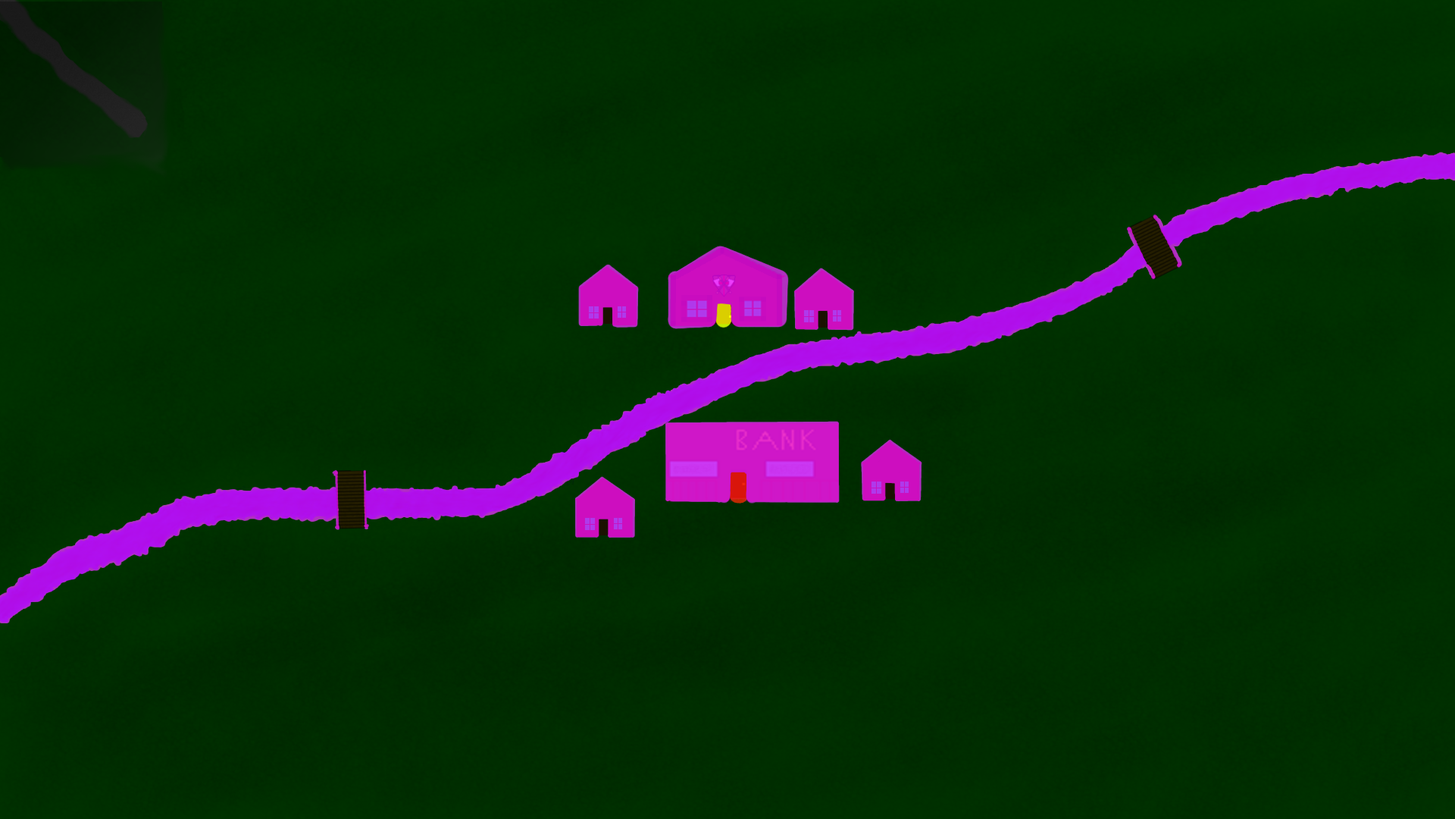
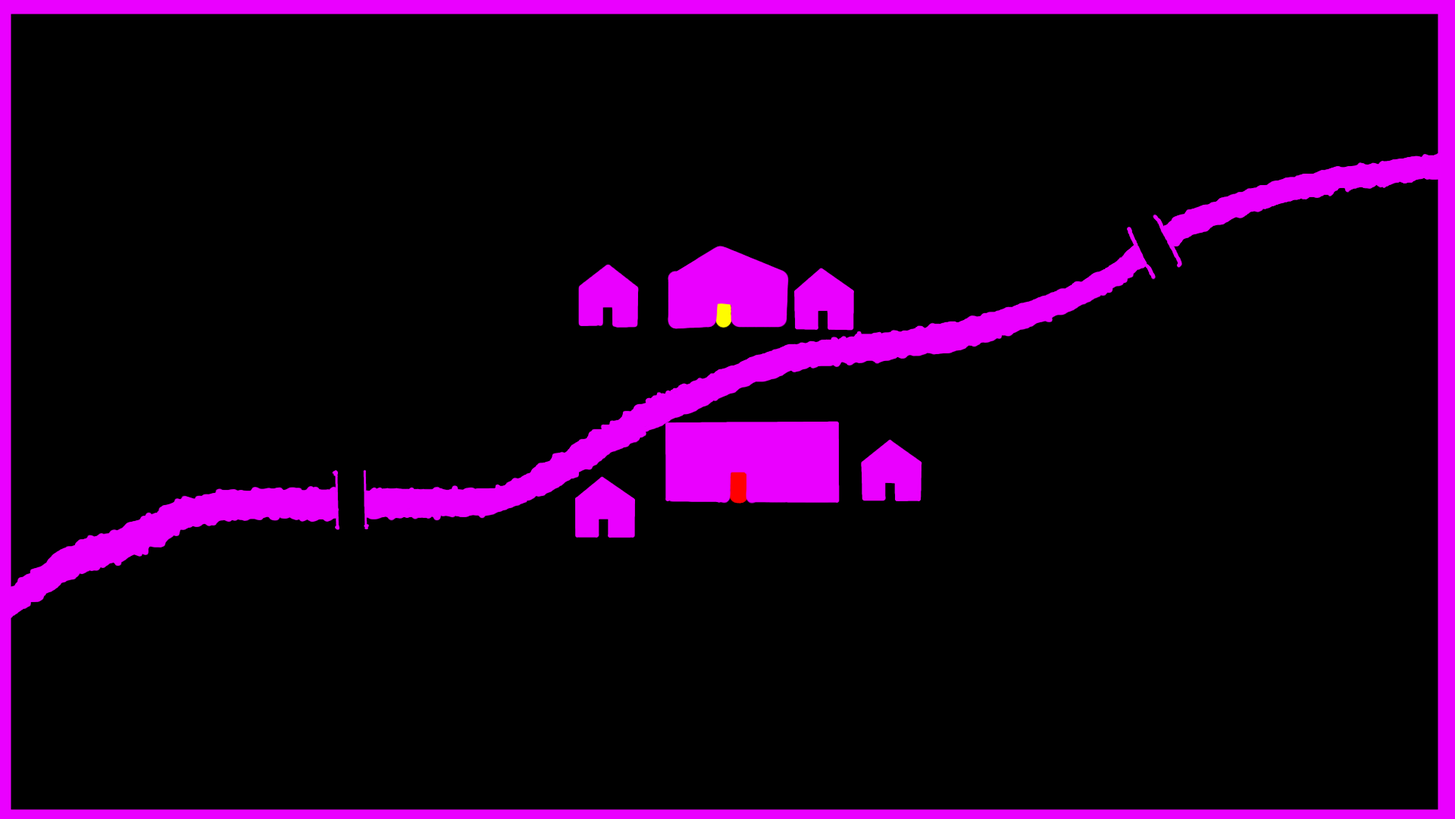
Layers edited between the first and the second w=1455, h=819 image:
"Visible": opacity 25% → 0% over <box>0,0,1455,819</box>
painted on "Background" over <box>0,0,1455,819</box>
